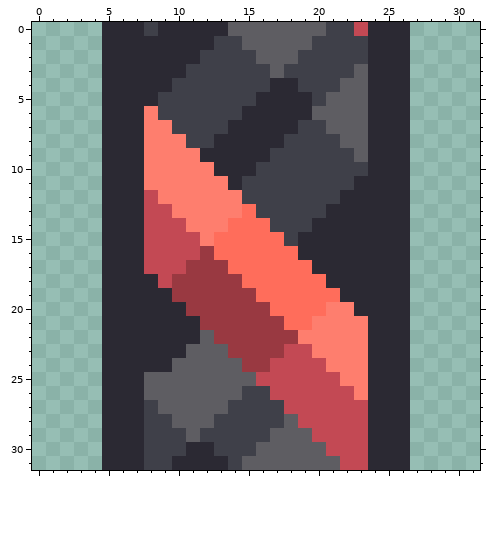
Edited in one commit: pixel-art sprite (sprites/blocks/environment/dark-wire.png). The first picture shows the starting point.
The file is 32x32 pixels.
Once edited:
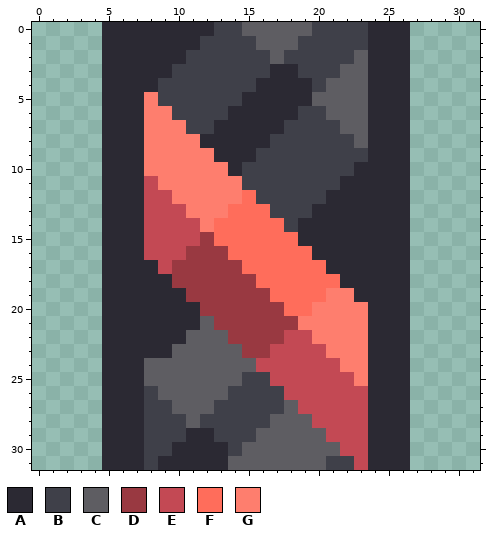
Palette (. is transparent): A #2b2933  B #3f4049  C #5e5d62  D #993941  E #c34954  F #ff6d5b  G #fe7e6e
Difference:
@@ x 6..25 @@
- 0 AABAAAAACCCCCCCBBEAA
- 1 AAAAAAABBCCCCCBBBBAA
- 2 AAAAAABBBBCCCBBBBBAA
- 3 AAAAABBBBBBCBBBBBCAA
- 4 AAAABBBBBBBAABBBCCAA
- 5 AAABBBBBBBAAAABCCCAA
- 6 AAGBBBBBBAAAAACCCCAA
- 7 AAGGBBBBAAAAABBCCCAA
- 8 AAGGGBBAAAAABBBBCCAA
- 9 AAGGGGAAAAABBBBBBCAA
-10 AAGGGGGAAABBBBBBBBAA
-11 AAGGGGGGABBBBBBBBAAA
-12 AAEGGGGGGBBBBBBBAAAA
-13 AAEEGGGGGFBBBBBAAAAA
-14 AAEEEGGGFFFBBBAAAAAA
-15 AAEEEEGFFFFFBAAAAAAA
-16 AAEEEEDFFFFFFAAAAAAA
-17 AAEEEDDDFFFFFFAAAAAA
-18 AAAEDDDDDFFFFFFAAAAA
-19 AAAADDDDDDFFFFFFAAAA
-20 AAAAADDDDDDFFFFGGAAA
-21 AAAAAADDDDDDFFGGGGAA
-22 AAAAAACDDDDDDGGGGGAA
-23 AAAAACCCDDDDEEGGGGAA
-24 AAAACCCCCDDEEEEGGGAA
-25 AACCCCCCCCEEEEEEGGAA
-26 AACCCCCCCBBEEEEEEGAA
-27 AABCCCCCBBBBEEEEEEAA
-28 AABBCCCBBBBBCEEEEEAA
-29 AABBBCBBBBBCCCEEEEAA
-30 AABBBAABBBCCCCCEEEAA
-31 AABBAAAABCCCCCCCEEAA
+ 0 AAAAAAABBCCCCCBBBBAA
+ 1 AAAAAABBBBCCCBBBBBAA
+ 2 AAAAABBBBBBCBBBBBCAA
+ 3 AAAABBBBBBBAABBBCCAA
+ 4 AAABBBBBBBAAAABCCCAA
+ 5 AAGBBBBBBAAAAACCCCAA
+ 6 AAGGBBBBAAAAABBCCCAA
+ 7 AAGGGBBAAAAABBBBCCAA
+ 8 AAGGGGAAAAABBBBBBCAA
+ 9 AAGGGGGAAABBBBBBBBAA
+10 AAGGGGGGABBBBBBBBAAA
+11 AAEGGGGGGBBBBBBBAAAA
+12 AAEEGGGGGFBBBBBAAAAA
+13 AAEEEGGGFFFBBBAAAAAA
+14 AAEEEEGFFFFFBAAAAAAA
+15 AAEEEEDFFFFFFAAAAAAA
+16 AAEEEDDDFFFFFFAAAAAA
+17 AAAEDDDDDFFFFFFAAAAA
+18 AAAADDDDDDFFFFFFAAAA
+19 AAAAADDDDDDFFFFGGAAA
+20 AAAAAADDDDDDFFGGGGAA
+21 AAAAAACDDDDDDGGGGGAA
+22 AAAAACCCDDDDEEGGGGAA
+23 AAAACCCCCDDEEEEGGGAA
+24 AACCCCCCCCEEEEEEGGAA
+25 AACCCCCCCBBEEEEEEGAA
+26 AABCCCCCBBBBEEEEEEAA
+27 AABBCCCBBBBBCEEEEEAA
+28 AABBBCBBBBBCCCEEEEAA
+29 AABBBAABBBCCCCCEEEAA
+30 AABBAAAABCCCCCCCEEAA
+31 AABAAAAACCCCCCCBBEAA
Where, in picture pixels (left, top, right, bottom), the same in both pictures:
changed: (144, 22, 368, 470)
